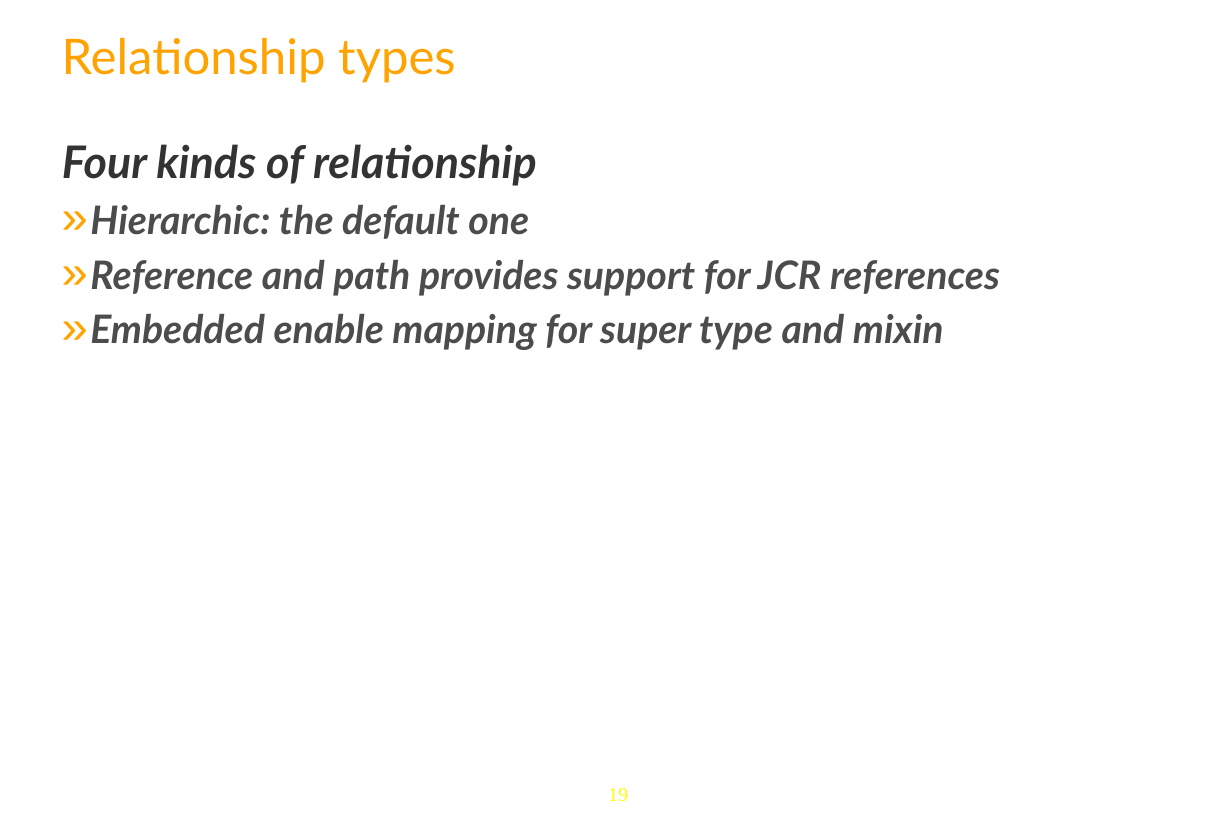
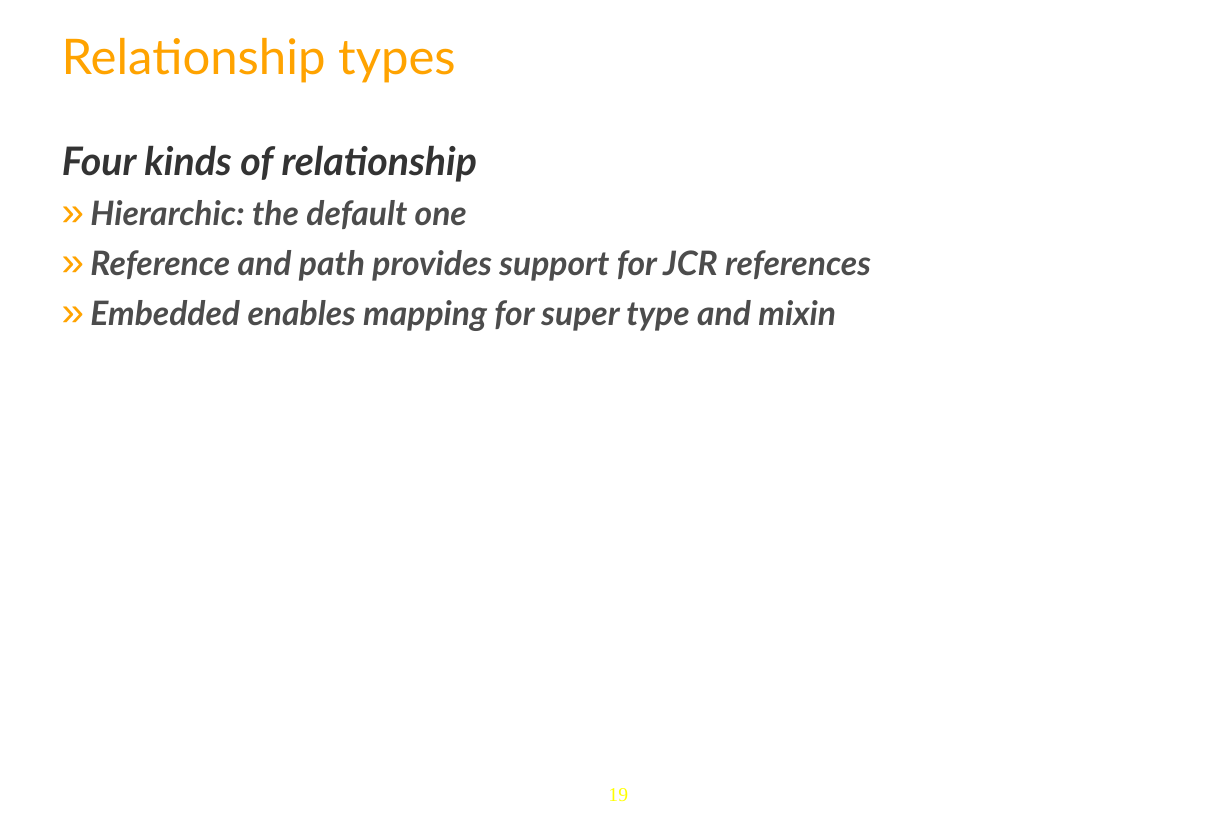
Before and after one commit to anhvurz90/training, a slide deck: slide 19 of exo-developer/440-chrommatic/slides/440-Chromattic-XDev-en.pptx. Drawn at 1232x835 pixels with LibreOffice and Linux fonts; fonts in the diff are those of the drawing; background and template pictures are left out. Boxes give left, top, right and bottom in pixels: in the first picture for what was removed or moved away, otherwise in the second. Text is boxed around its words. In the diff, an @@ line names an element or a change of style, - is before the commit and + after.

```diff
--- a/exo-developer/440-chrommatic/slides/440-Chromattic-XDev-en.pptx
+++ b/exo-developer/440-chrommatic/slides/440-Chromattic-XDev-en.pptx
@@ text at bbox=[62, 145, 871, 281]: size 32 to 28 pt in "Four kinds of relationship"; size 28 to 24 pt in "Hierarchic: the default one", "Reference and path provides support for JCR ..." @@
@@ text at bbox=[90, 300, 836, 331]: text changed; size 28 to 24 pt @@
-  » Embedded enable mapping for super type and mixin
+  » Embedded enables mapping for super type and mixin
```
Also in this commit, not shown: 4 other slides changed, 2 slides removed, 6 other files.
